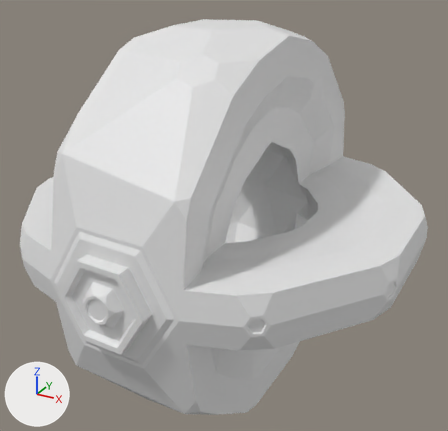
The FBX model Assets/_Project/Objects/Character.fbx as it was, and as the next commit left it.
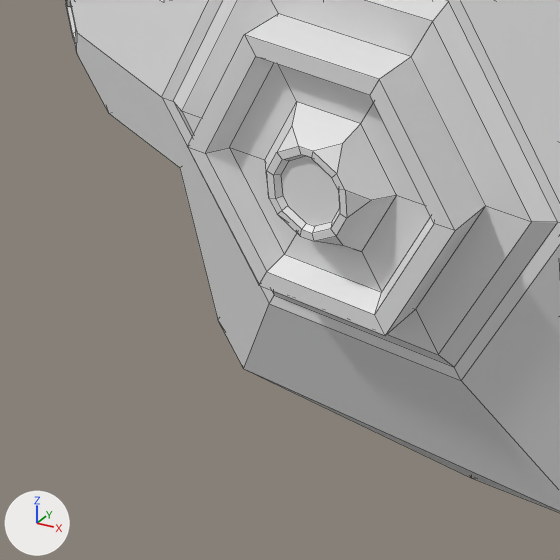
Old and new are each drawn whole from a 50 mm camera at (1.389, -2.517, 1.27) aimed at (0.01, -0.01, 0.016) and again close up on the part from 0% to 39% of the width and 58% to 99% of the height. Arrows for +X, +Y and +Z are at lower left; the lights stay in place. The close-ups show mesh edges as thin lines. Where no turn or scale is listed for an object, it has been applied to the vertices.

In view in the first close-up: '01_Character'.
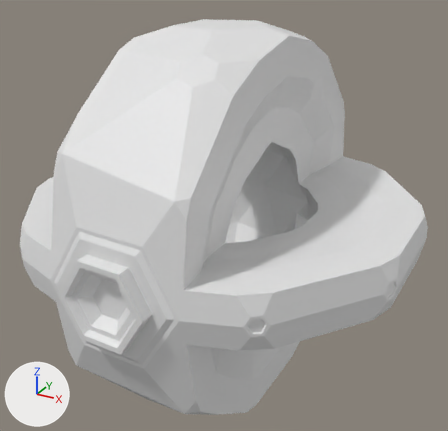
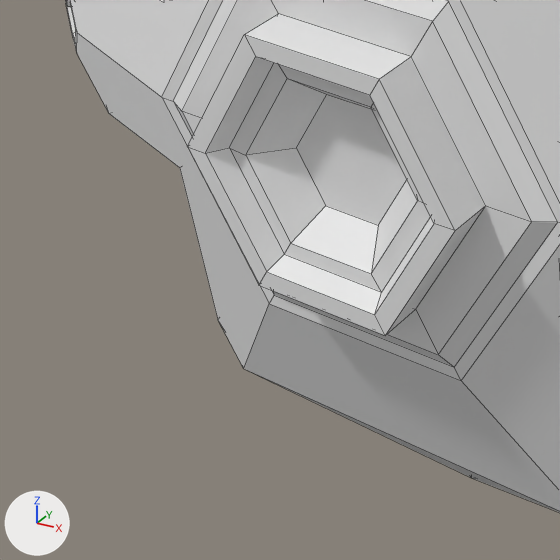
Boxes [x1, y1, x2, y2] around the edits, measured in the close-ups (560 x 560 px):
part 1 of me_icosphere_022, cut back: [229, 63, 431, 292] in both

The edits, one by one:
me_icosphere_022 is used by ob_01_character; location (0.0, 0.0, 0.0).
me_icosphere_022 had 673 vertices, 559 faces and spanned x -0.95..0.95, y -0.99..0.96, z -0.92..0.94.
me_icosphere_022 now has 637 vertices, 529 faces and spans x -0.95..0.95, y -0.98..0.96, z -0.92..0.94.
Part 1, on me_icosphere_022:
36 vertices are removed from x -0.06..0.06, y -0.99, z -0.06..0.06.
37 faces are deleted.
12 vertices move from x -0.1..0.1, y -0.97..-0.95, z -0.09..0.09 to x -0.13..0.13, y -0.95..-0.91, z -0.12..0.12.
7 new faces join them.
